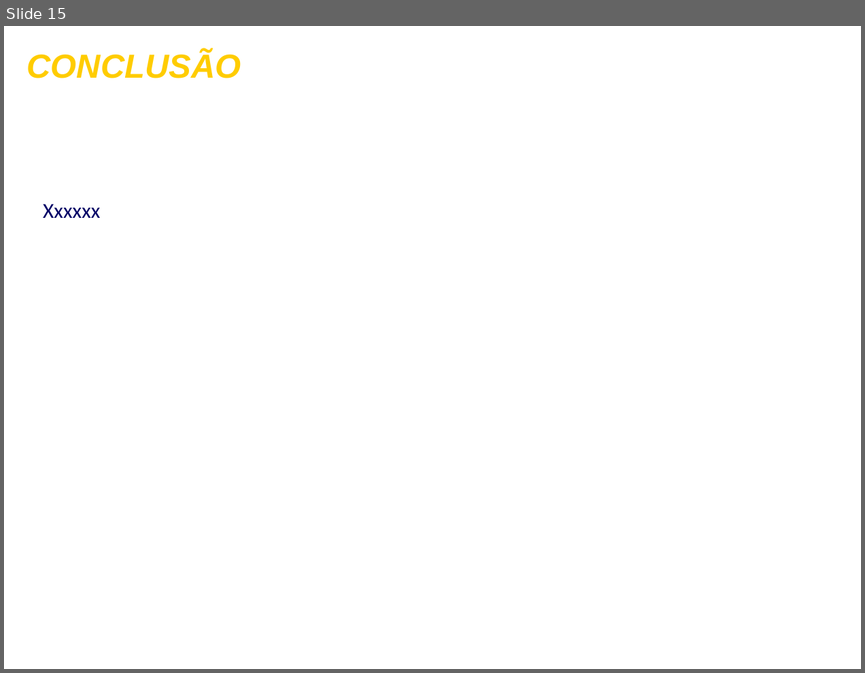
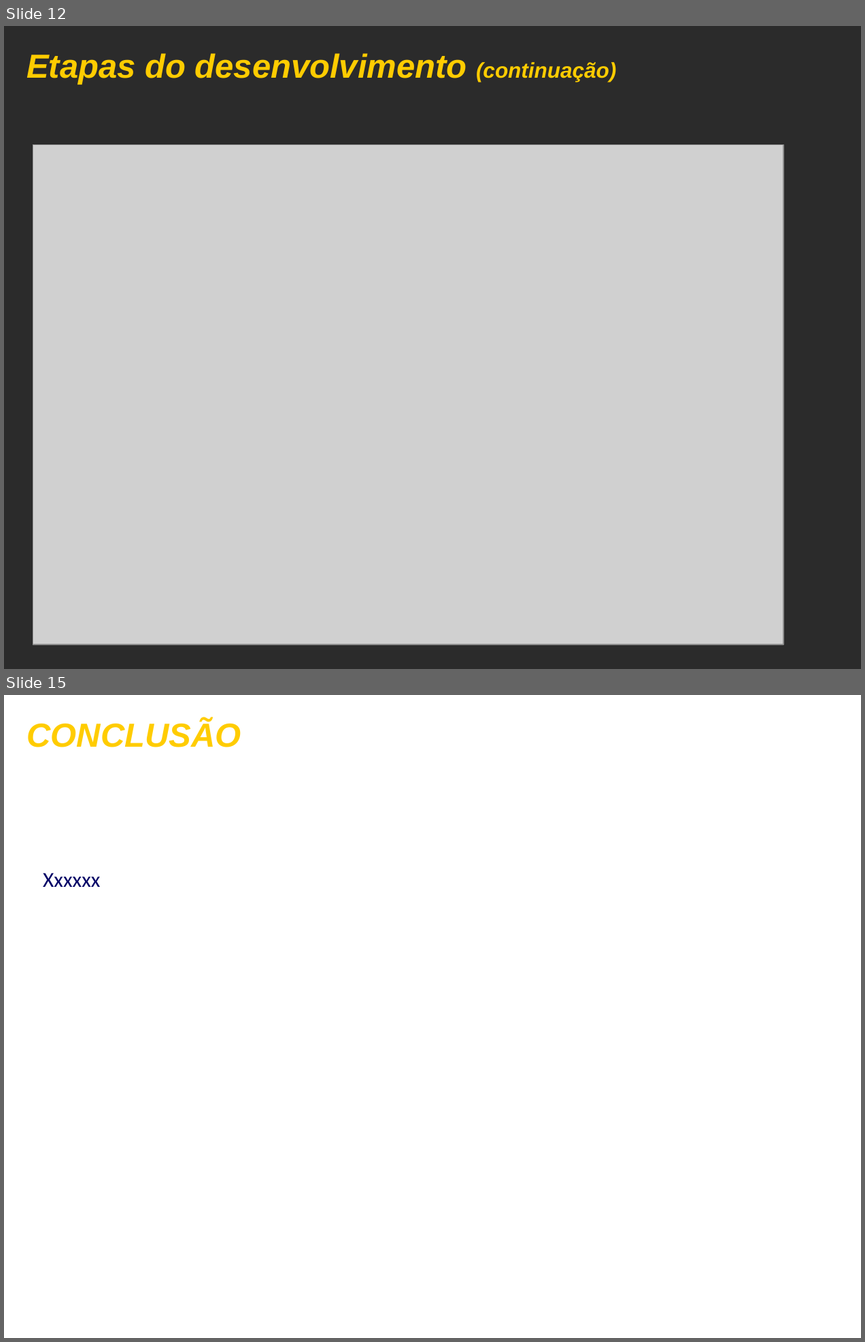
Before and after one commit to FrancescoBeghelli/TrabalhoES, a slide deck: ApresentaçãoFormatada.ppt. Shown one above the other, each under a label of ours: slide 15 before the commit, slides 12 and 15 after it; the slides between them are not shown. The pictures are 865x673 and 865x1342 pixels, drawn with LibreOffice and Linux fonts; fonts in the diff are those of the drawing; grey boxes stand for pictures; background and template pictures are left out; a plain dark background stands for a picture behind light text. Boxes give left, top, right and bottom in pixels: in the first picture for what was removed or moved away, otherwise in the second. Text is boxed around its words. In the diff, an @@ line names an element or a change of style, - is before the commit and + after.

```diff
--- a/ApresentaçãoFormatada.ppt
+++ b/ApresentaçãoFormatada.ppt
@@ slide 12 added at bbox=[4, 26, 861, 669], background picture (left out) @@
@@ text added at bbox=[26, 53, 616, 84], 28 pt, text #FFCC00, bold, italic @@
+Etapas do desenvolvimento (continuação)
@@ picture added at bbox=[33, 145, 784, 645] @@
```
Also in this commit, not shown: 6 slides changed, 2 other slides added, 3 slides removed.
